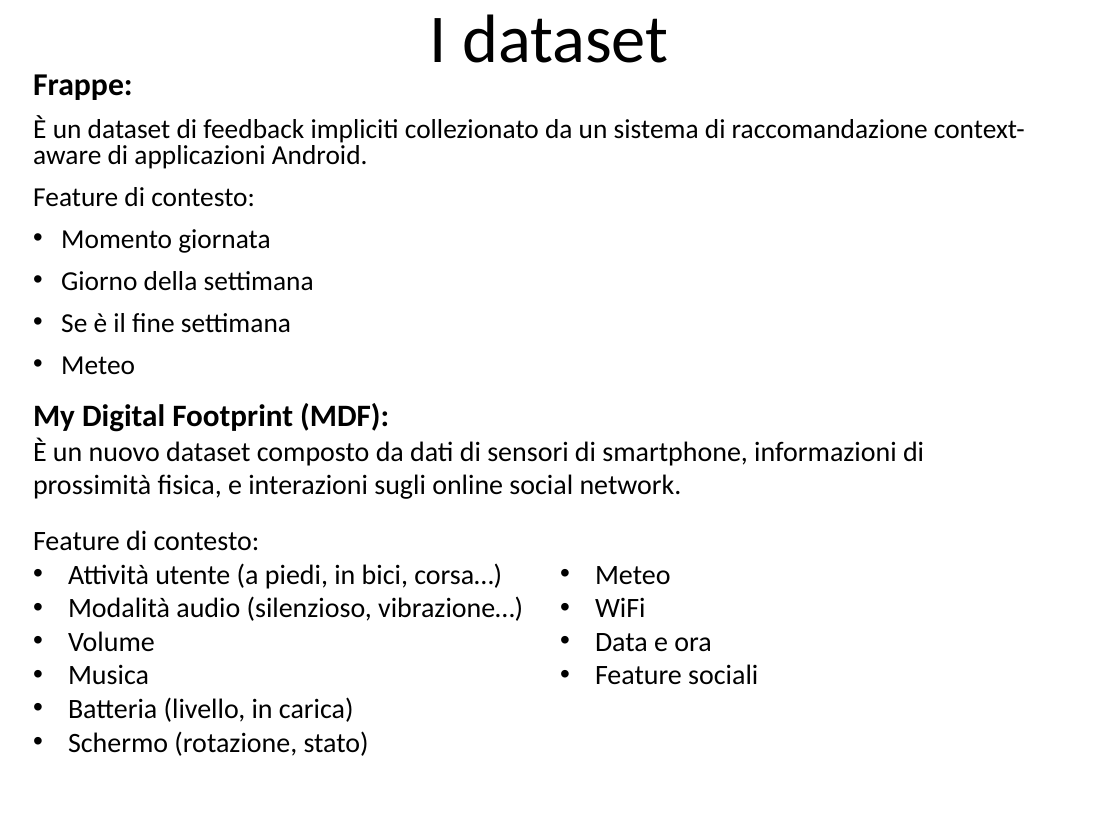
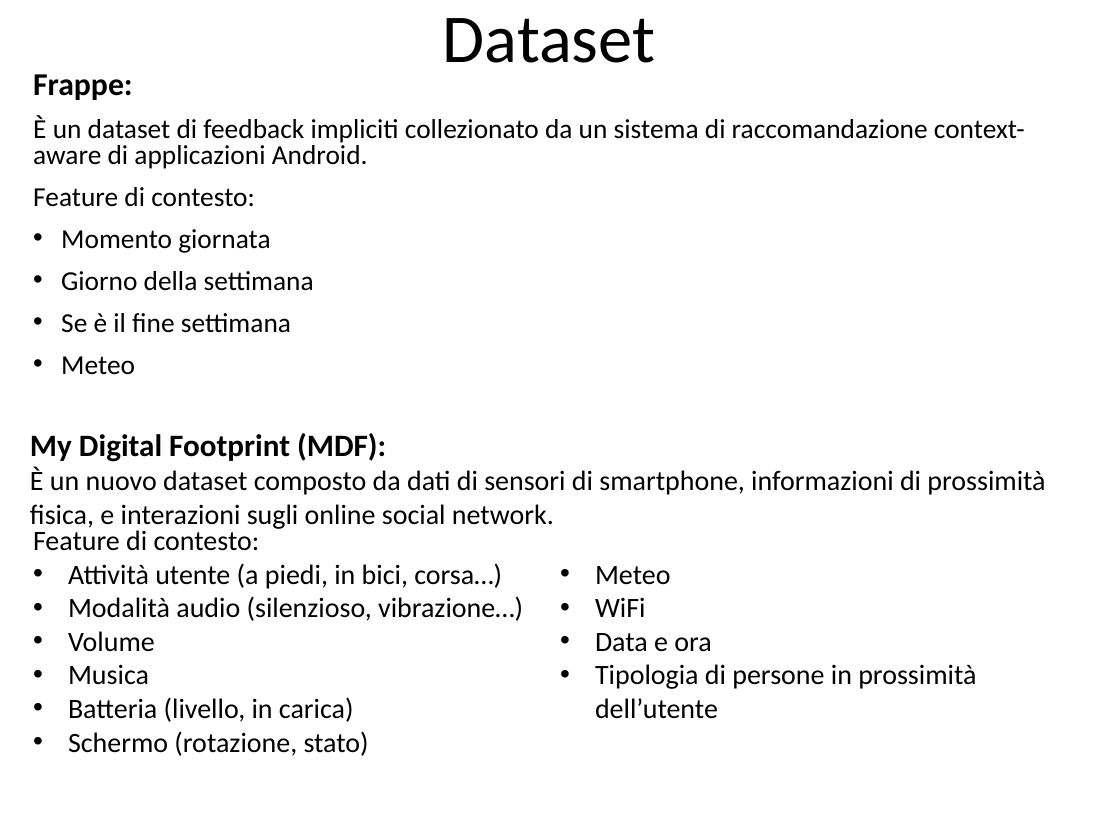
Before and after one commit to CriptHunter/tesi, a slide deck: slide 8 of presentazione/presentazione.pptx (slide 7 before the commit). Drawn at 1120x840 pixels with LibreOffice and Linux fonts; fonts in the diff are those of the drawing. Boxes give left, top, right and bottom in pixels: in the first picture for what was removed or moved away, otherwise in the second. Text is boxed around its words. In the diff, an @@ line names an element or a change of style, - is before the commit and + after.

```diff
--- a/presentazione/presentazione.pptx
+++ b/presentazione/presentazione.pptx
@@ title at <box>443,18,655,63</box>: text changed @@
-I dataset
+Dataset
@@ text "My Digital Footprint (MDF):" rewrapped from <box>33,403,924,499</box> to <box>30,433,1045,531</box> @@
@@ text at <box>595,664,976,719</box>: text changed @@
-• Feature sociali
+• Tipologia di persone in prossimità dell’utente
```
Also in this commit, not shown: 8 other slides changed, 1 slide added.
